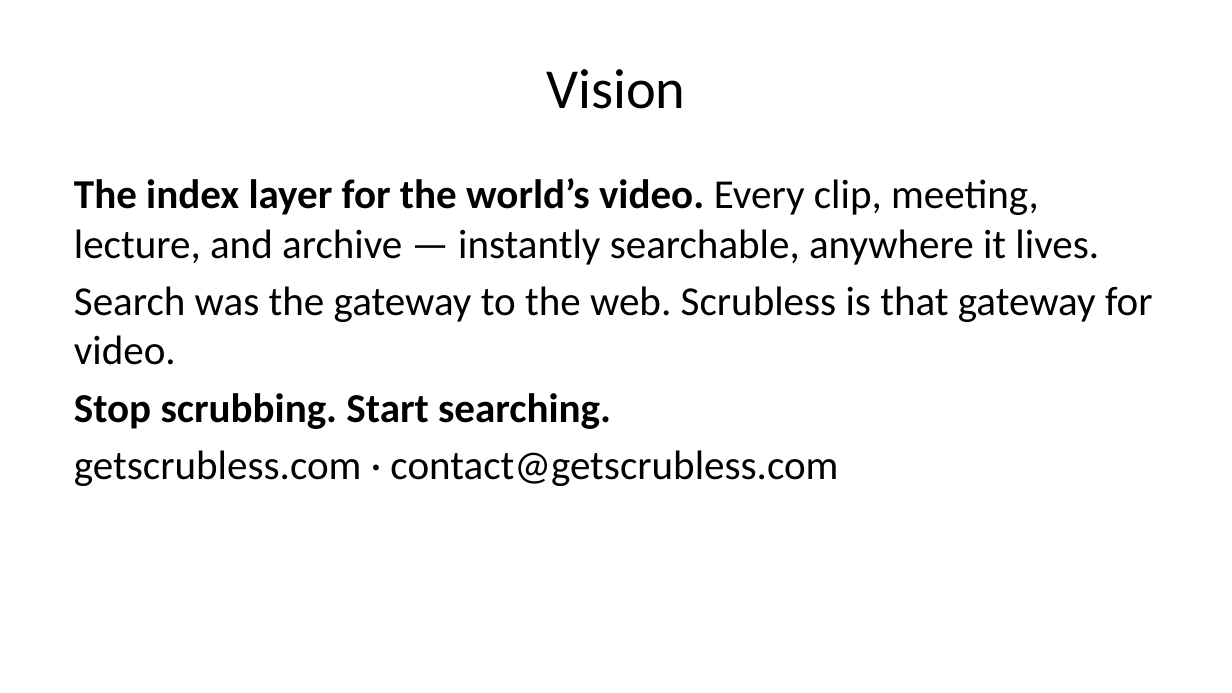
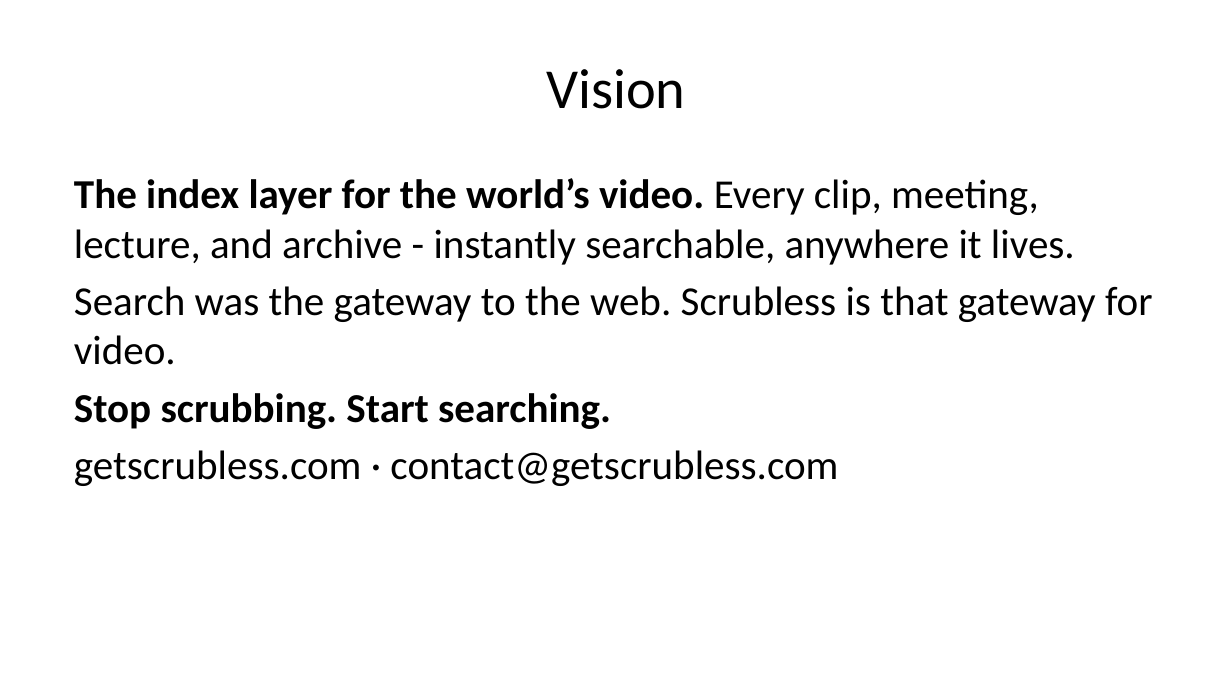
Before and after one commit to ernest-opara/scrubless, a slide deck: slide 14 of docs/PITCH-editable.pptx. Drawn at 1232x693 pixels with LibreOffice and Linux fonts; fonts in the diff are those of the drawing. Boxes give left, top, right and bottom in pixels: in the first picture for what was removed or moved away, otherwise in the second. Text is boxed around its words. In the diff, an @@ line names an element or a change of style, - is before the commit and + after.

```diff
--- a/docs/PITCH-editable.pptx
+++ b/docs/PITCH-editable.pptx
@@ text at bbox=[74, 178, 1075, 265]: text changed @@
-The index layer for the world’s video. Every clip, meeting, lecture, and archive — instantly searchable, anywhere it lives.
+The index layer for the world’s video. Every clip, meeting, lecture, and archive - instantly searchable, anywhere it lives.
```
Also in this commit, not shown: 11 other slides changed, 12 other files.
